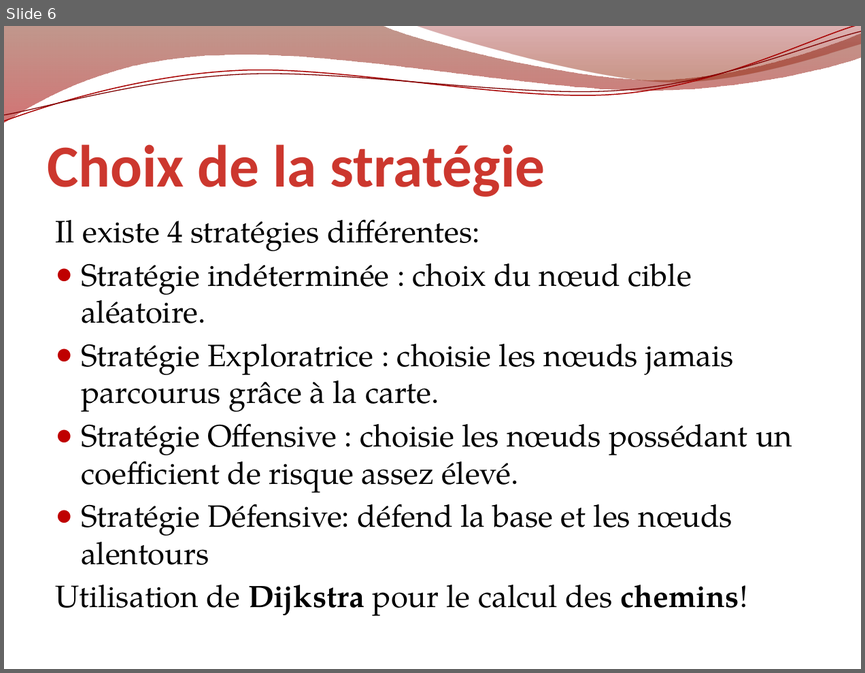
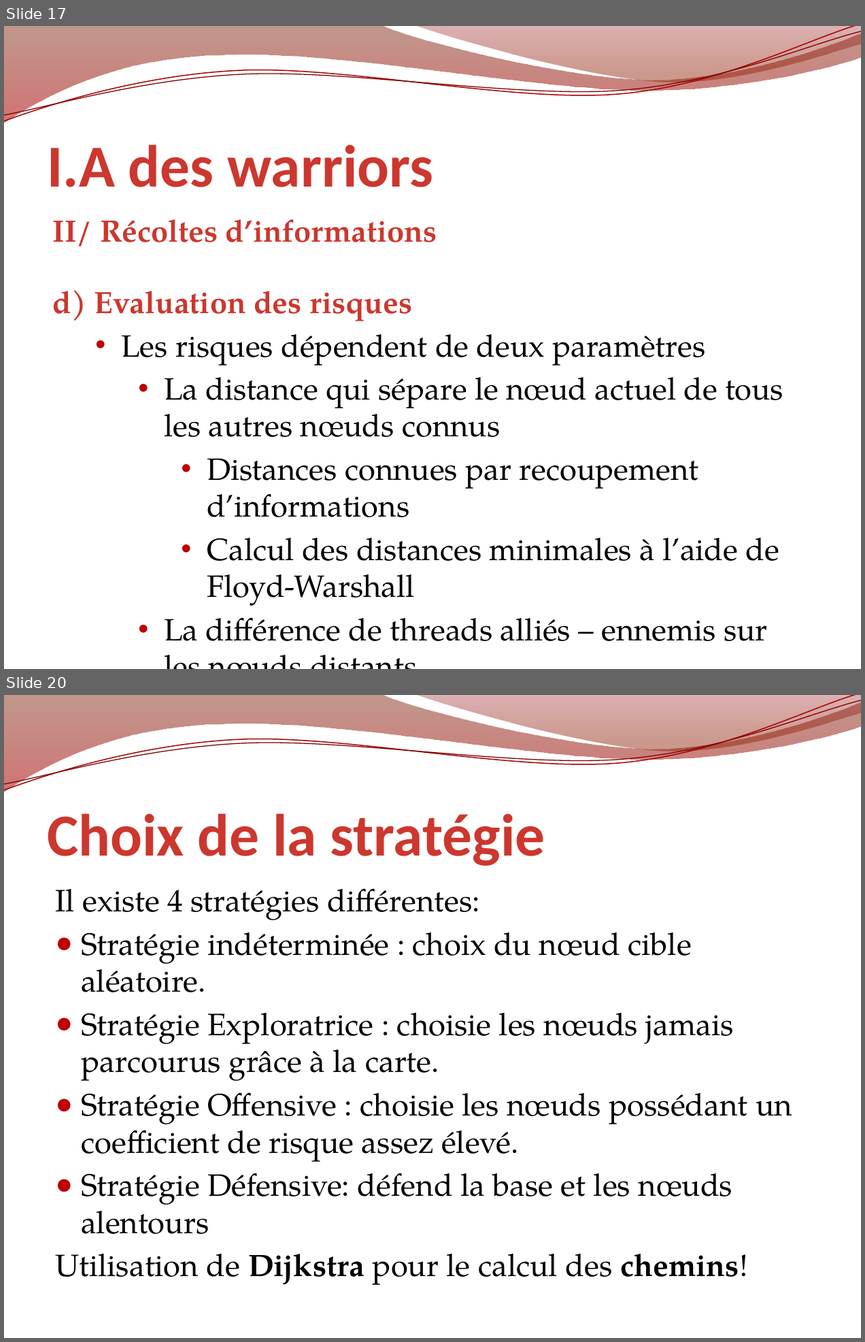
Before and after one commit to erz/voogle, a slide deck: doc/Voogle.pptx. Shown one above the other, each under a label of ours: slide 6 before the commit, slides 17 and 20 after it; the slides between them are not shown. The pictures are 865x673 and 865x1342 pixels, drawn with LibreOffice and Linux fonts; fonts in the diff are those of the drawing; background and template pictures are left out. Boxes give left, top, right and bottom in pixels: in the first picture for what was removed or moved away, otherwise in the second. Text is boxed around its words. In the diff, an @@ line names an element or a change of style, - is before the commit and + after.

```diff
--- a/doc/Voogle.pptx
+++ b/doc/Voogle.pptx
@@ slide 17 added at <box>4,26,861,669</box>, background picture (left out); not listed: 4 template elements that a slide beside it also shows @@
@@ title added at <box>47,144,434,187</box>, 50 pt, text gradient #501100 to #CC372E to #F9EEEE, bold @@
+I.A des warriors
@@ text added at <box>52,219,784,641</box>, 25.9 pt, text #000000 @@
+II/ Récoltes d’informations
+d) Evaluation des risques
+  • Les risques dépendent de deux paramètres
+    • La distance qui sépare le nœud actuel de tous les autres nœuds connus
+      • Distances connues par recoupement d’informations
+      • Calcul des distances minimales à l’aide de Floyd-Warshall
+    • La différence de threads alliés – ennemis sur les nœuds distants
@@ what was slide 6 is now slide 20 @@
```
Also in this commit, not shown: 14 other slides added, 1 slide removed.
